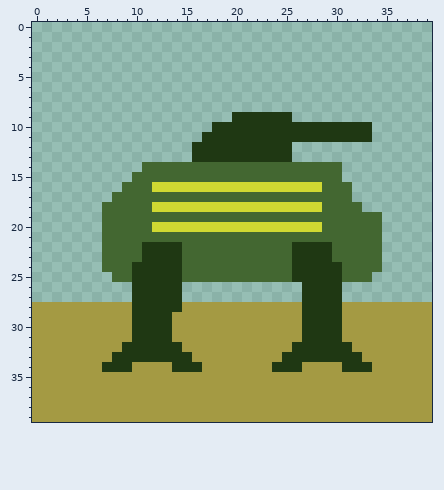
Pixel-art sprite: static/units/elementantank/ElementanTank.png. The picture above is the old version.
The file is 40x40 pixels. Colours within 5 levels of each other are drawn and written as one.
The result:
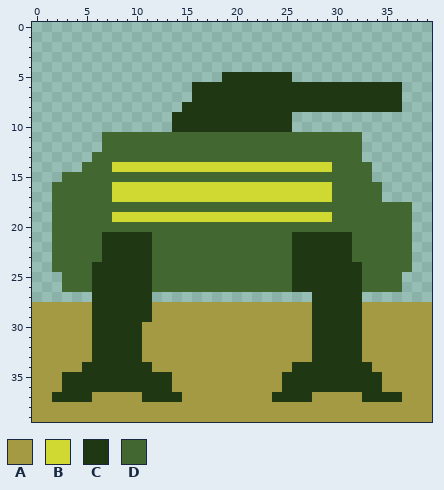
Palette (. is transparent): A #a49a43  B #d0d932  C #1f3813  D #436731
From old to new:
y 5: x 19..25 ....... -> CCCCCCC
y 6..7: x 16..36 ..................... -> CCCCCCCCCCCCCCCCCCCCC
y 8: x 15..36 ...................... -> CCCCCCCCCCCCCCCCCCCCCC
y 9: x 14..19 ...... -> CCCCCC
y 10: x 14..17 .... -> CCCC; x 26..33 CCCCCCCC -> ........
y 11: x 7..33 ..........CCCCCCCCCCCCCCCCC -> DDDDDDDDDDDDDDDDDDDDDDDDDD.
y 12: x 7..32 .........CCCCCCCCCC....... -> DDDDDDDDDDDDDDDDDDDDDDDDDD
y 13: x 6..32 ..........CCCCCCCCCC....... -> DDDDDDDDDDDDDDDDDDDDDDDDDDD
y 14: x 5..29 ......DDDDDDDDDDDDDDDDDDD -> DDDBBBBBBBBBBBBBBBBBBBBBB; x 31..33 ... -> DDD
y 15: x 3..9 ....... -> DDDDDDD; x 31..33 ... -> DDD
y 16: x 2..11 .......DDD -> DDDDDDBBBB; x 29 D -> B; x 32..34 ... -> DDD
y 17: x 2..29 ......DDDDDDDDDDDDDDDDDDDDDD -> DDDDDDBBBBBBBBBBBBBBBBBBBBBB; x 32..34 ... -> DDD
y 18: x 2..6 ..... -> DDDDD; x 12..28 BBBBBBBBBBBBBBBBB -> DDDDDDDDDDDDDDDDD; x 33..37 ..... -> DDDDD
y 19: x 2..6 ..... -> DDDDD; x 8..29 DDDDDDDDDDDDDDDDDDDDDD -> BBBBBBBBBBBBBBBBBBBBBB; x 35..37 ... -> DDD
y 20: x 2..6 ..... -> DDDDD; x 12..28 BBBBBBBBBBBBBBBBB -> DDDDDDDDDDDDDDDDD; x 35..37 ... -> DDD
y 21: x 2..11 .....DDDDD -> DDDDDCCCCC; x 26..31 DDDDDD -> CCCCCC; x 35..37 ... -> DDD
y 22..23: x 2..10 .....DDDD -> DDDDDCCCC; x 12..14 CCC -> DDD; x 30..31 DD -> CC; x 35..37 ... -> DDD
y 24: x 2..9 .....DDD -> DDDDCCCC; x 12..14 CCC -> DDD; x 31..32 DD -> CC; x 35..37 ... -> DDD
y 25: x 3..9 .....DD -> DDDCCCC; x 12..14 CCC -> DDD; x 31..32 DD -> CC; x 34..36 ... -> DDD
y 26: x 3..9 ....... -> DDDCCCC; x 12..26 CCC............ -> DDDDDDDDDDDDDDC; x 31..36 ...... -> CCDDDD
y 27: x 6..9 .... -> CCCC; x 12..14 CCC -> ...; x 27 C -> .; x 31..32 .. -> CC
y 28: x 6..9 AAAA -> CCCC; x 12..14 CCC -> AAA; x 27 C -> A; x 31..32 AA -> CC
y 29: x 6..9 AAAA -> CCCC; x 12..13 CC -> AA; x 27 C -> A; x 31..32 AA -> CC
y 30..31: x 6..9 AAAA -> CCCC; x 11..13 CCC -> AAA; x 27 C -> A; x 31..32 AA -> CC
y 32: x 6..8 AAA -> CCC; x 11..14 CCCC -> AAAA; x 26..27 CC -> AA; x 32 A -> C
y 33: x 6..7 AA -> CC; x 11..15 CCCCC -> AAAAA; x 25..27 CCC -> AAA
y 34: x 5..6 AA -> CC; x 10..11 AA -> CC; x 14..16 CCC -> AAA; x 24..25 CC -> AA; x 27..30 AAAA -> CCCC
y 35..36: x 3..13 AAAAAAAAAAA -> CCCCCCCCCCC; x 25..34 AAAAAAAAAA -> CCCCCCCCCC
y 37: x 2..5 AAAA -> CCCC; x 11..14 AAAA -> CCCC; x 24..27 AAAA -> CCCC; x 33..36 AAAA -> CCCC
